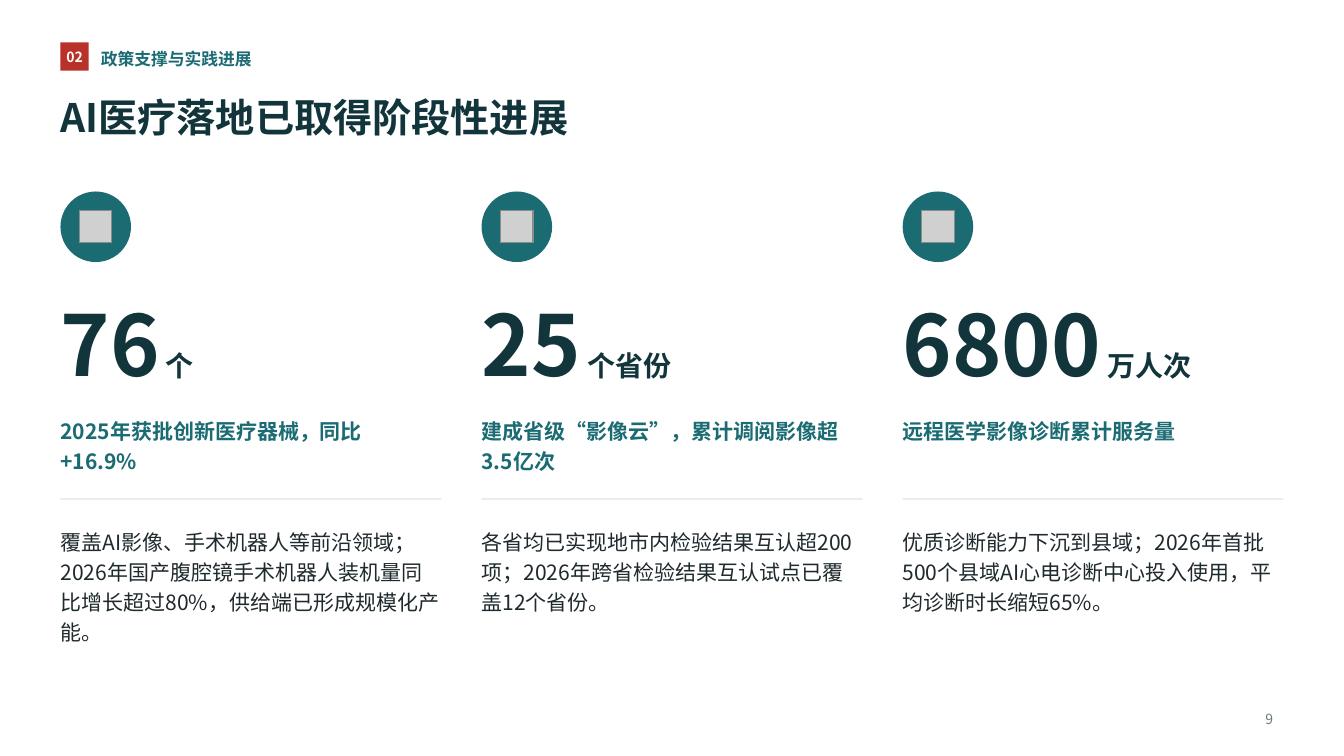
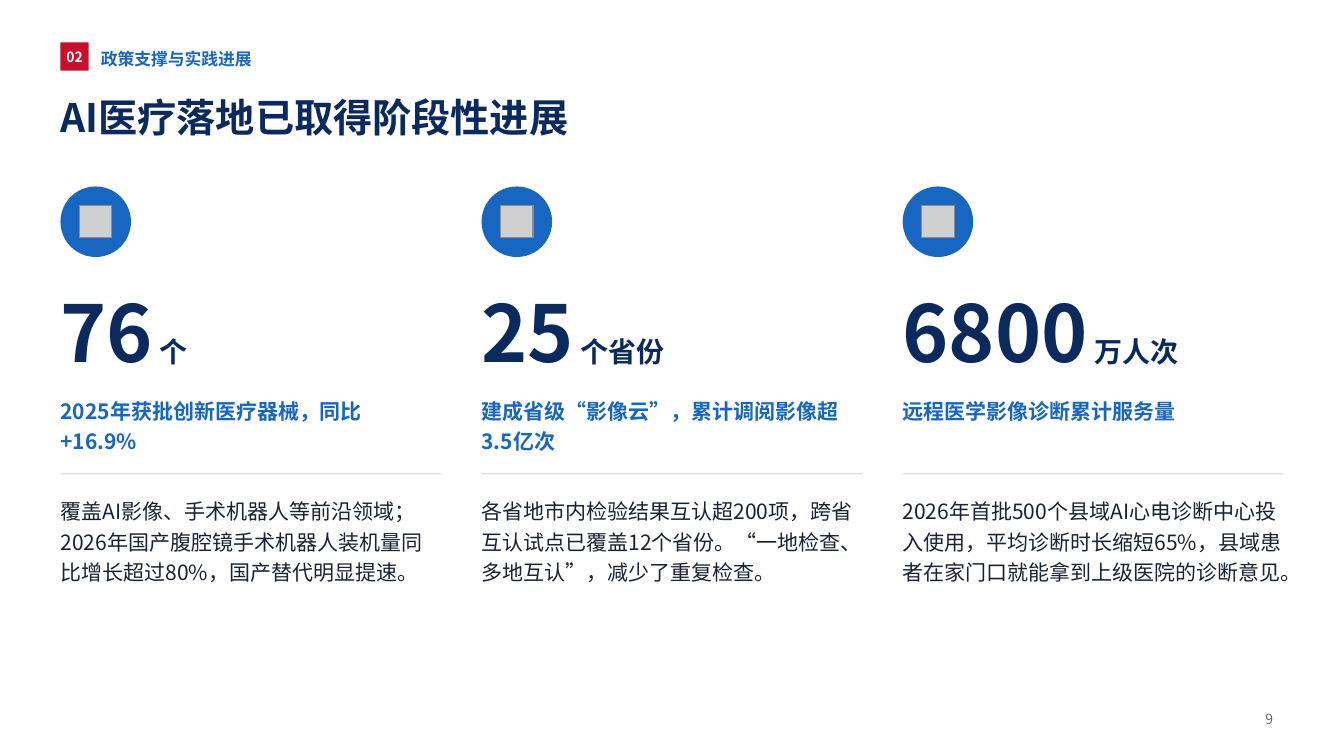
Before and after one commit to query11/test, a slide deck: slide 9 of AI新质生产力赋能中国式医疗现代化_优化版.pptx. Drawn at 1344x756 pixels with LibreOffice and Linux fonts; fonts in the diff are those of the drawing; grey boxes stand for pictures. Boxes give left, top, right and bottom in pixels: in the first picture for what was removed or moved away, otherwise in the second. Text is boxed around its words. In the diff, an @@ line names an element or a change of style, - is before the commit and + after.

```diff
--- a/AI新质生产力赋能中国式医疗现代化_优化版.pptx
+++ b/AI新质生产力赋能中国式医疗现代化_优化版.pptx
@@ rectangle "02" at (60, 42, 89, 71): fill #B8322A to #C8102E @@
@@ title "AI医疗落地已取得阶段性进展" at (60, 98, 568, 136): text colour #12343B to #0A2A5E @@
@@ 3 pictures, 3 ellipses: place and size @@
-3 pictures, 3 ellipses at (60, 192, 974, 262)
+3 pictures, 3 ellipses at (60, 187, 974, 257)
@@ fill #1B6B73 to #1767C2 in 3 elements at (60, 187, 131, 257), (482, 187, 553, 257), (903, 187, 974, 257) @@
@@ text "76 个": place and size @@
-text "76 个" at (60, 312, 194, 379)
+text "76 个" at (60, 303, 187, 365)
@@ text "76 个" at (60, 303, 187, 365): size 60 to 56 pt in "76"; text colour #12343B to #0A2A5E @@
@@ text "25 个省份": place and size @@
-text "25 个省份" at (482, 312, 671, 379)
+text "25 个省份" at (482, 303, 665, 365)
@@ text "25 个省份" at (482, 303, 665, 365): size 60 to 56 pt in "25"; text colour #12343B to #0A2A5E @@
@@ text "6800 万人次": place and size @@
-text "6800 万人次" at (903, 312, 1191, 379)
+text "6800 万人次" at (903, 303, 1178, 365)
@@ text "6800 万人次" at (903, 303, 1178, 365): size 60 to 56 pt in "6800"; text colour #12343B to #0A2A5E @@
@@ text colour #1B6B73 to #1767C2 in 4 elements at (101, 50, 252, 67), (60, 401, 362, 450), (482, 401, 839, 451), (903, 401, 1176, 421) @@
@@ 3 texts: place and size @@
-3 texts at (60, 421, 1176, 471)
+3 texts at (60, 401, 1176, 451)
@@ line (60, 474) - (442, 474): stroke #DCE6E4 1 pt to #D6E2F0 1 pt @@
@@ line (482, 474) - (863, 474): stroke #DCE6E4 1 pt to #D6E2F0 1 pt @@
@@ 3 lines: place and size @@
-3 lines at (60, 499, 1284, 499)
+3 lines at (60, 474, 1284, 474)
@@ line (903, 474) - (1284, 474): stroke #DCE6E4 1 pt to #D6E2F0 1 pt @@
@@ text at (60, 501, 418, 582): text changed; text colour #1F2A2E to #1A2333 @@
-覆盖AI影像、手术机器人等前沿领域；2026年国产腹腔镜手术机器人装机量同比增长超过80%，供给端已形成规模化产能。
+覆盖AI影像、手术机器人等前沿领域；2026年国产腹腔镜手术机器人装机量同比增长超过80%，国产替代明显提速。
@@ text at (482, 501, 862, 582): text changed; text colour #1F2A2E to #1A2333 @@
-各省均已实现地市内检验结果互认超200项；2026年跨省检验结果互认试点已覆盖12个省份。
+各省地市内检验结果互认超200项，跨省互认试点已覆盖12个省份。“一地检查、多地互认”，减少了重复检查。
@@ text at (903, 532, 1302, 582): text changed; text colour #1F2A2E to #1A2333 @@
-优质诊断能力下沉到县域；2026年首批500个县域AI心电诊断中心投入使用，平均诊断时长缩短65%。
+2026年首批500个县域AI心电诊断中心投入使用，平均诊断时长缩短65%，县域患者在家门口就能拿到上级医院的诊断意见。
@@ page number at (1265, 713, 1273, 724): text colour #6B7A7E to #5E6B7D @@
```
Also in this commit, not shown: 34 other slides changed, 2 slides added, 1 slide removed.
